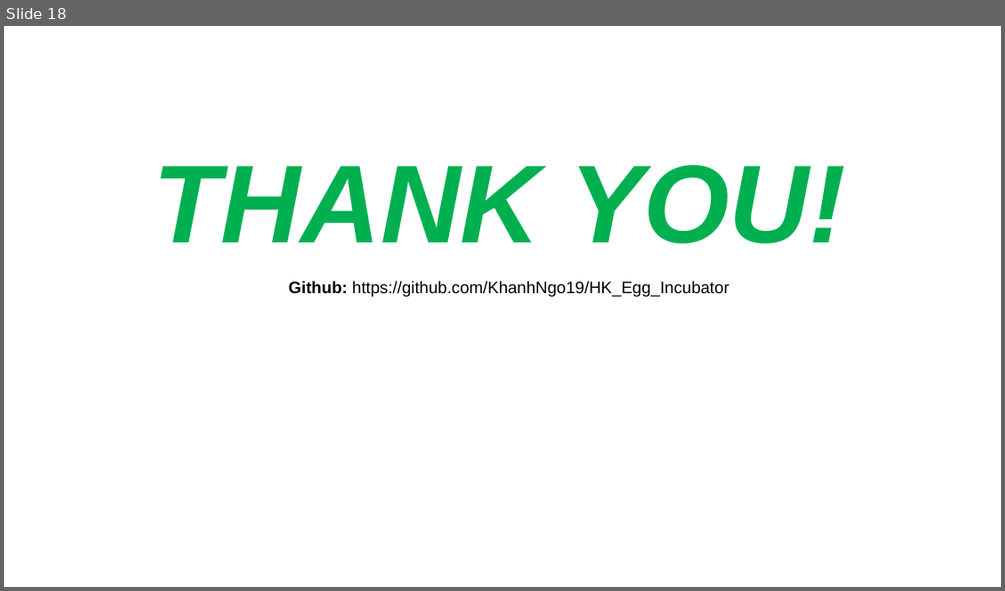
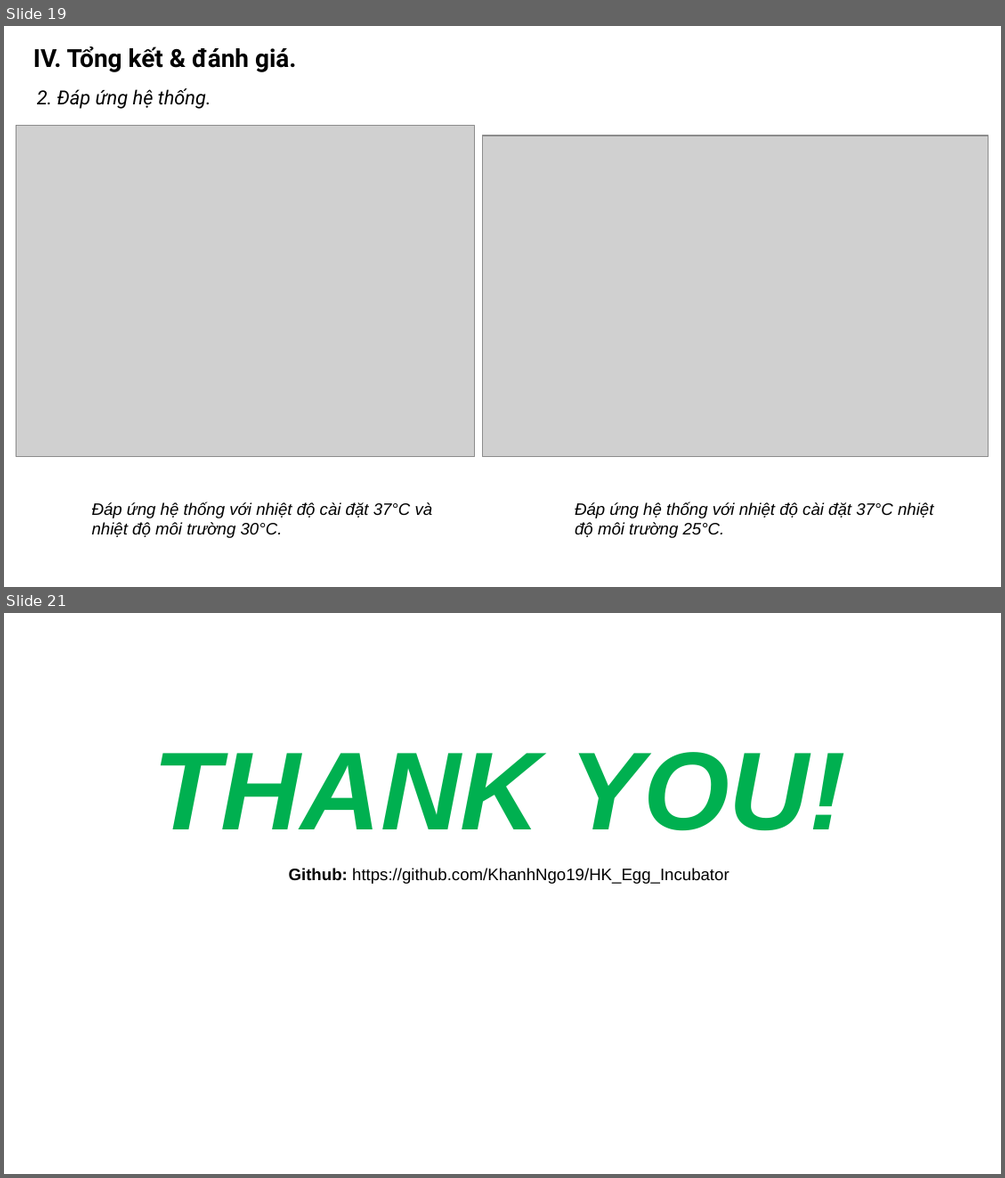
Before and after one commit to khanhnm08/HK_Egg_Incubator, a slide deck: Slide bao cao.pptx. Shown one above the other, each under a label of ours: slide 18 before the commit, slides 19 and 21 after it; the slides between them are not shown. The pictures are 1005x591 and 1005x1178 pixels, drawn with LibreOffice and Linux fonts; fonts in the diff are those of the drawing; grey boxes stand for pictures. Boxes give left, top, right and bottom in pixels: in the first picture for what was removed or moved away, otherwise in the second. Text is boxed around its words. In the diff, an @@ line names an element or a change of style, - is before the commit and + after.

```diff
--- a/Slide bao cao.pptx
+++ b/Slide bao cao.pptx
@@ slide 19 added at [4,26,1001,587], background #FFFFFF @@
@@ text added at [33,46,297,72], 18 pt, text #000000, bold @@
+IV. Tổng kết & đánh giá.
@@ text added at [37,88,211,109], 14 pt, text #000000, italic @@
+2. Đáp ứng hệ thống.
@@ picture added at [16,126,475,457] @@
@@ picture added at [483,135,987,457] @@
@@ text added at [92,501,433,538], 12 pt, text #000000, italic @@
+Đáp ứng hệ thống với nhiệt độ cài đặt 37°C và nhiệt độ môi trường 30°C.
@@ text added at [574,501,933,538], 12 pt, text #000000, italic @@
+Đáp ứng hệ thống với nhiệt độ cài đặt 37°C nhiệt độ môi trường 25°C.
@@ what was slide 18 is now slide 21 @@
```
Also in this commit, not shown: 13 slides changed, 2 other slides added, 6 other files.
